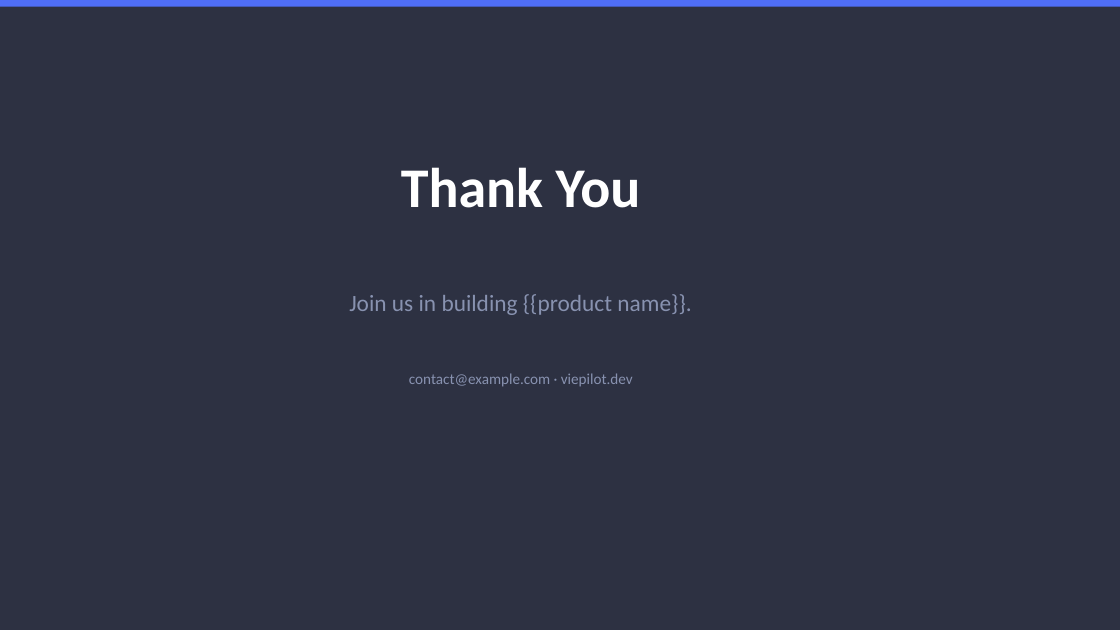
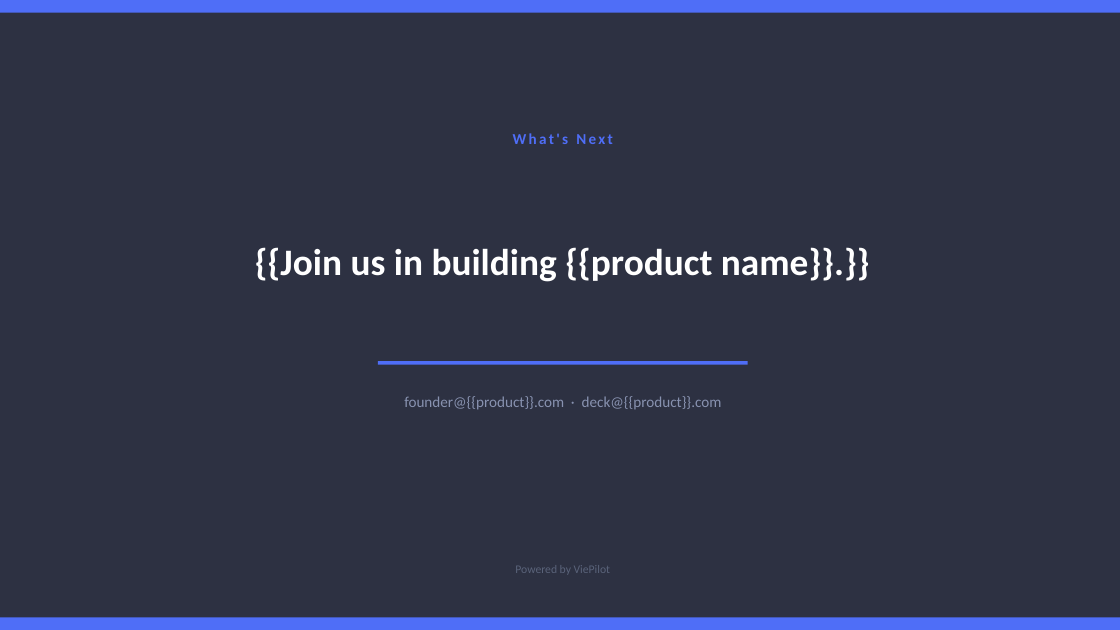
Before and after one commit to 0-CODE/viepilot, a slide deck: slide 12 of templates/proposal/pptx/product-pitch.pptx. Drawn at 1120x630 pixels with LibreOffice and Linux fonts; fonts in the diff are those of the drawing. Boxes give left, top, right and bottom in pixels: in the first picture for what was removed or moved away, otherwise in the second. Text is boxed around its words. In the diff, an @@ line names an element or a change of style, - is before the commit and + after.

```diff
--- a/templates/proposal/pptx/product-pitch.pptx
+++ b/templates/proposal/pptx/product-pitch.pptx
@@ rectangle: place and size @@
-rectangle at bbox=[0, 0, 1120, 7]
+rectangle at bbox=[0, 0, 1120, 13]
@@ text added at bbox=[513, 133, 613, 144], 13 pt, text #4F6EF7, bold @@
+What's Next
@@ text removed at bbox=[401, 167, 641, 208] @@
-Thank You
@@ text at bbox=[255, 247, 870, 282]: text changed; size 20 to 32 pt; text colour #8892B0 to #FFFFFF; bold on @@
-Join us in building {{product name}}.
+{{Join us in building {{product name}}.}}
@@ rectangle added at bbox=[378, 361, 748, 365], fill #4F6EF7 @@
@@ text removed at bbox=[409, 373, 633, 387] @@
-contact@example.com · viepilot.dev
@@ text added at bbox=[404, 396, 722, 410], 13 pt, text #8892B0 @@
+founder@{{product}}.com · deck@{{product}}.com
@@ text added at bbox=[515, 565, 610, 573], 10 pt, text #5A637A @@
+Powered by ViePilot
@@ rectangle: place and size @@
-rectangle at bbox=[0, 571, 1120, 578]
+rectangle at bbox=[0, 603, 1120, 608]
@@ rectangle added at bbox=[0, 618, 1120, 630], fill #4F6EF7 @@
```
Also in this commit, not shown: 3 other slides changed, 8 slides added, 8 slides removed, 12 other files.
